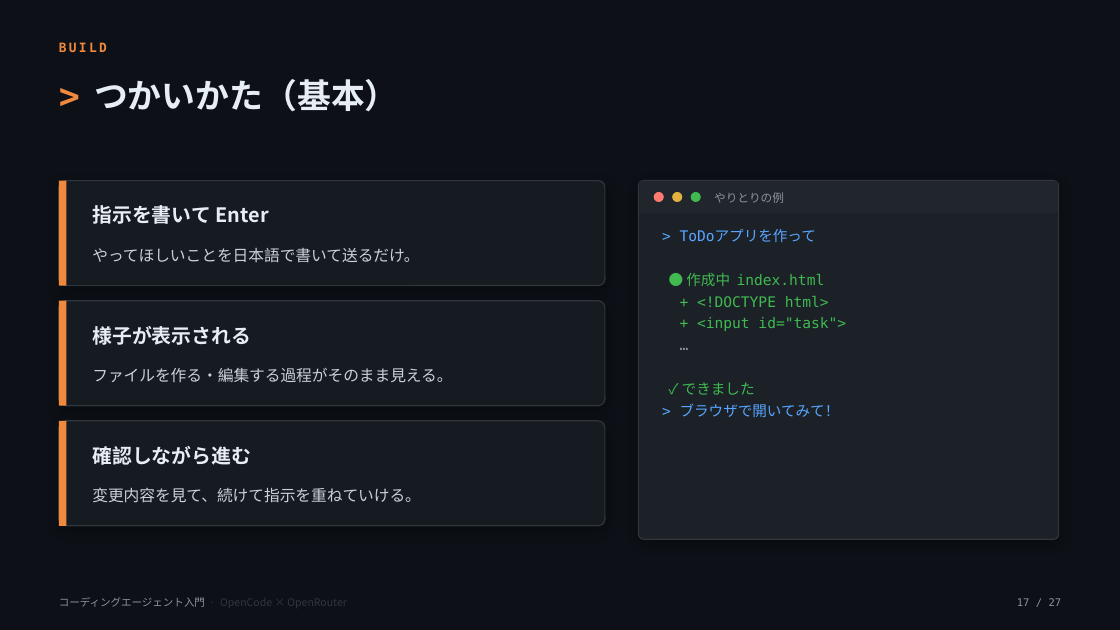
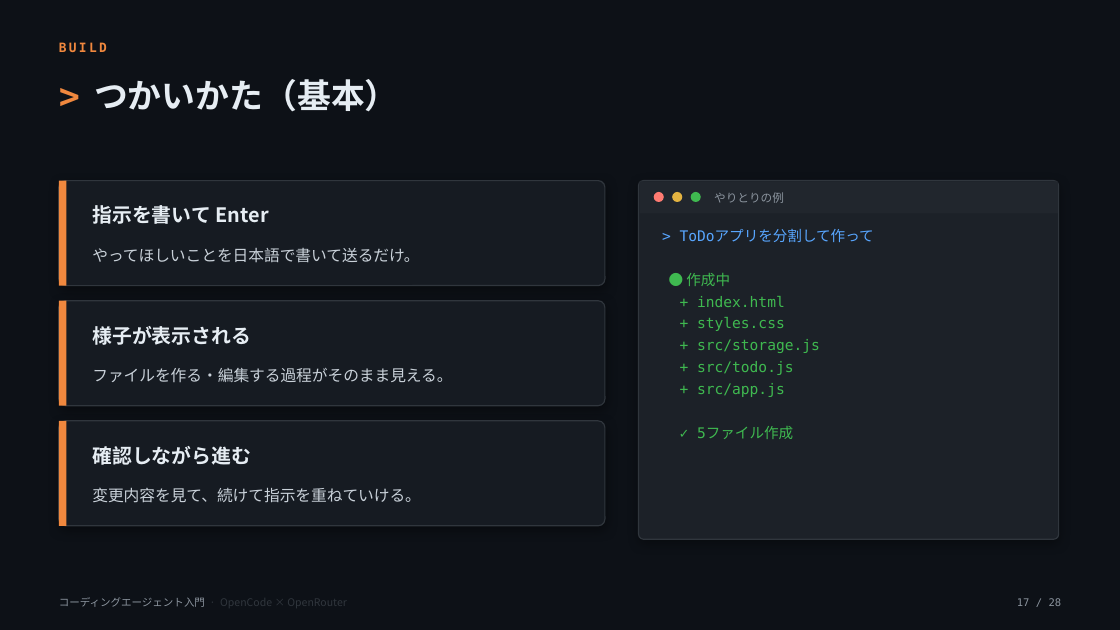
Before and after one commit to OJII3/localllm_agent_example, a slide deck: slide 17 of slides/seminar.pptx. Drawn at 1120x630 pixels with LibreOffice and Linux fonts; fonts in the diff are those of the drawing. Boxes give left, top, right and bottom in pixels: in the first picture for what was removed or moved away, otherwise in the second. Text is boxed around its words. In the diff, an @@ line names an element or a change of style, - is before the commit and + after.

```diff
--- a/slides/seminar.pptx
+++ b/slides/seminar.pptx
@@ text at [680,229,874,439]: text changed @@
-> ToDoアプリを作って
-● 作成中 index.html
-+ <!DOCTYPE html>
-+ <input id="task">
-…
-✓ できました
-> ブラウザで開いてみて！
+> ToDoアプリを分割して作って
+● 作成中
++ index.html
++ styles.css
++ src/storage.js
++ src/todo.js
++ src/app.js
+✓ 5ファイル作成
@@ text at [1017,598,1062,606]: text changed @@
-17 / 27
+17 / 28
```
Also in this commit, not shown: 23 other slides changed, 3 slides added, 2 slides removed, 2 other files.
